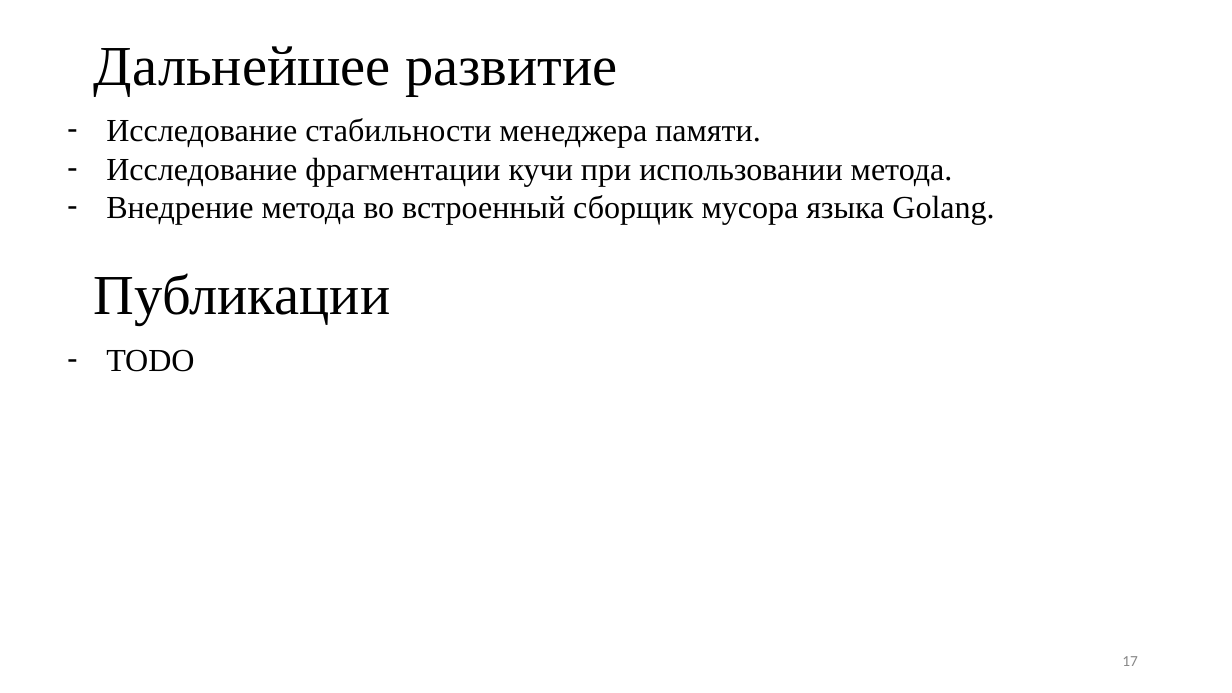
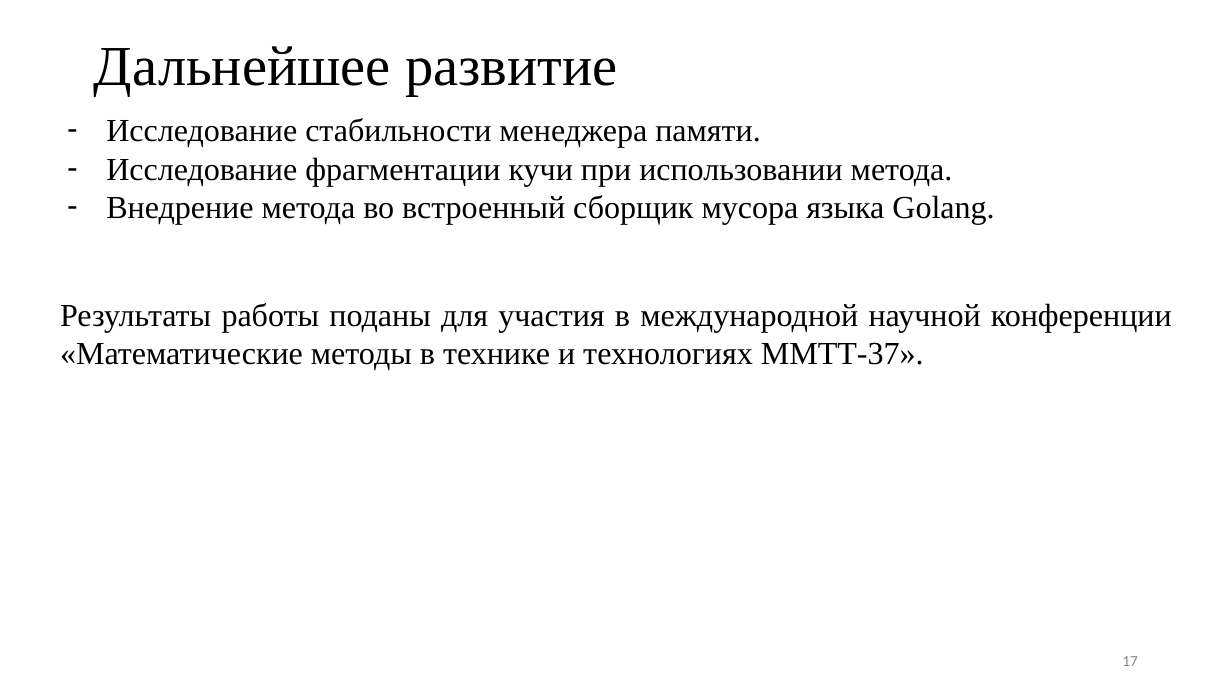
Before and after one commit to Inspirate789/alloc, a slide deck: slide 17 of docs/presentation/bachelor-thesis.pptx. Drawn at 1232x693 pixels with LibreOffice and Linux fonts; fonts in the diff are those of the drawing. Boxes give left, top, right and bottom in pixels: in the first picture for what was removed or moved away, otherwise in the second. Text is boxed around its words. In the diff, an @@ line names an element or a change of style, - is before the commit and + after.

```diff
--- a/docs/presentation/bachelor-thesis.pptx
+++ b/docs/presentation/bachelor-thesis.pptx
@@ title removed at (94,273,390,325) @@
-Публикации
@@ text at (60,303,1172,370): paragraph added @@
+Результаты работы поданы для участия в международной научной конференции «Математические методы в технике и технологиях ММТТ-37».
@@ text removed at (106,349,194,372) @@
-– TODO
```
Also in this commit, not shown: 7 other slides changed, 5 slides added, 5 slides removed, 21 other files.
